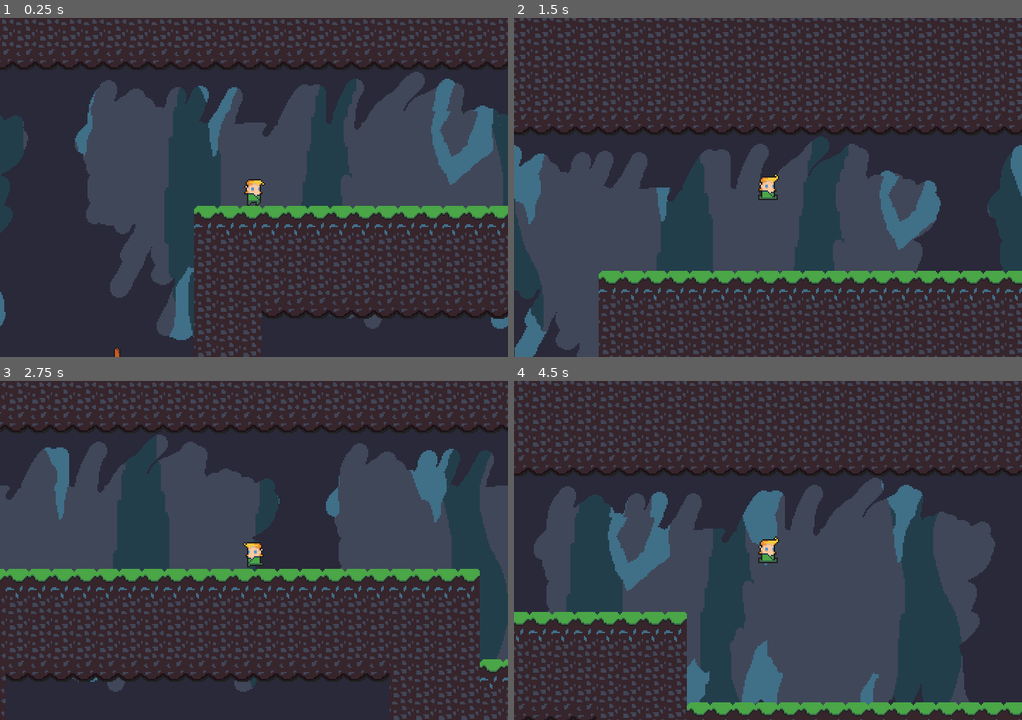
Above: before the commit, frames 1-4 (two rows, left to right).
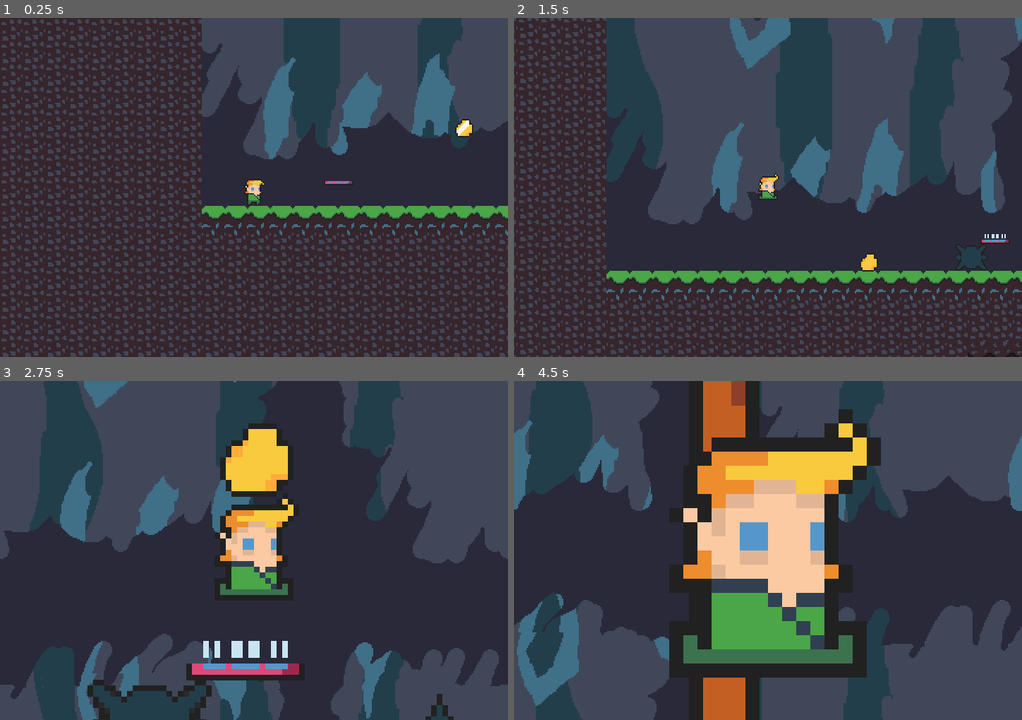
Above: after the commit, the same moments.

Repository: jotson/FantasticJetMan
Game: Godot game, scene res://scenes/General.tscn
The game is run twice, just before and just after one commit, with the same random seed, the same clock (stepped at 60 frames per second) and the same inputs.
Inputs (mouse positions are in pixels of both pictures, inside the frame that each line leads up to):
- Up to frame 1 (0.25 s): no input
- Up to frame 2 (1.5 s): move the mouse to (879, 170) at 0.52 s; hold Right (ui_right) from 0.53 s (still down); tap D (shoot) at 0.6 s; tap A (jump) at 0.77, 1.07 s; tap S (shooting_state) at 0.8, 1.35 s; move the mouse to (666, 204) at 1.27 s
- Up to frame 3 (2.75 s): tap A (jump) at 1.52, 1.55, 1.82, 2.1 s; move the mouse to (304, 475) at 2.02 s; release Right (ui_right) at 2.03 s; hold Left (ui_left) from 2.03 s (still down); tap D (shoot) at 2.3 s
- Up to frame 4 (4.5 s): move the mouse to (742, 618) at 2.77 s; release Left (ui_left) at 2.78 s; hold Right (ui_right) 2.78-4.28 s; tap D (shoot) at 2.85 s; tap A (jump) at 3.02, 3.32, 3.77, 3.8, 4.07 s; tap S (shooting_state) at 3.05, 3.6 s; move the mouse to (920, 601) at 3.52 s; move the mouse to (615, 499) at 4.27 s; hold Left (ui_left) from 4.28 s (still down); click (615, 499) at 4.35 s

The runs differ from the first frame. In frame 1, 53% of the frame differs, in the area x 0-100%, y 0-100%; in frame 2, 60%; in frame 3, 56%; in frame 4, 73%.

Commit message:
add new sprite for jumppad, position it close to player

Diff:
--- a/scenes/General.tscn
+++ b/scenes/General.tscn
@@ -234,8 +234,6 @@
 "_edit_group_": true
 }
 
-[node name="JumpPadScene" parent="." instance=ExtResource( 1 )]
-
 [node name="TileMap" type="TileMap" parent="."]
 position = Vector2( 14.5754, -28.2933 )
 tile_set = SubResource( 21 )
@@ -278,7 +276,9 @@
 position = Vector2( 537.893, 587.833 )
 
 [node name="Player" parent="." instance=ExtResource( 6 )]
-position = Vector2( 361.093, -147.625 )
+position = Vector2( -60.5031, -3.48964 )
 air_deceleration = 100
 
 [node name="Treasure" parent="." instance=ExtResource( 7 )]
+
+[node name="JumpPadScene" parent="." instance=ExtResource( 1 )]
--- a/scenes/jumpPad/Area2D.gd
+++ b/scenes/jumpPad/Area2D.gd
@@ -2,6 +2,8 @@
 
 
 func _on_Area2D_body_entered(body):
+	print('Body entered')
 	if body.has_method('bounce'):
+		print('Body has bounce')
 		body.bounce();
 	pass # Replace with function body.
--- /dev/null
+++ b/scenes/jumpPad/IndividualJumpPad.gd
@@ -0,0 +1,8 @@
+extends StaticBody2D
+
+onready var anim = $AnimationPlayer
+
+# Called when the node enters the scene tree for the first time.
+func _ready():
+	anim.play('idle')
+	pass # Replace with function body.
--- a/scenes/jumpPad/IndividualJumpPad.tscn
+++ b/scenes/jumpPad/IndividualJumpPad.tscn
@@ -1,29 +1,56 @@
-[gd_scene load_steps=5 format=2]
+[gd_scene load_steps=7 format=2]
 
-[ext_resource path="res://palceholderGreen.png" type="Texture" id=1]
+[ext_resource path="res://assets/charater/jumpPadSpritesheet.png" type="Texture" id=1]
 [ext_resource path="res://scenes/jumpPad/Area2D.gd" type="Script" id=2]
+[ext_resource path="res://scenes/jumpPad/IndividualJumpPad.gd" type="Script" id=3]
+
+[sub_resource type="RectangleShape2D" id=1]
+extents = Vector2( 10.4998, 1.48096 )
 
 [sub_resource type="RectangleShape2D" id=2]
-extents = Vector2( 15.8978, 7.98997 )
+extents = Vector2( 10.5056, 0.541813 )
 
-[sub_resource type="RectangleShape2D" id=3]
-extents = Vector2( 10, 1.62469 )
+[sub_resource type="Animation" id=3]
+resource_name = "idle"
+length = 0.4
+loop = true
+step = 0.05
+tracks/0/type = "value"
+tracks/0/path = NodePath("Sprite:frame")
+tracks/0/interp = 1
+tracks/0/loop_wrap = true
+tracks/0/imported = false
+tracks/0/enabled = true
+tracks/0/keys = {
+"times": PoolRealArray( 0, 0.1, 0.2, 0.3 ),
+"transitions": PoolRealArray( 1, 1, 1, 1 ),
+"update": 1,
+"values": [ 5, 6, 7, 8 ]
+}
 
 [node name="JumpPad" type="StaticBody2D"]
 collision_layer = 5
 collision_mask = 5
+script = ExtResource( 3 )
 
 [node name="Sprite" type="Sprite" parent="."]
 texture = ExtResource( 1 )
+hframes = 9
+frame = 8
 
 [node name="CollisionShape2D" type="CollisionShape2D" parent="."]
-shape = SubResource( 2 )
+position = Vector2( -0.49552, 3.49424 )
+shape = SubResource( 1 )
+disabled = true
 
 [node name="Area2D" type="Area2D" parent="."]
+position = Vector2( -3.75141, 1.90329 )
 script = ExtResource( 2 )
 
 [node name="CollisionShape2D" type="CollisionShape2D" parent="Area2D"]
-position = Vector2( 0, -10 )
-scale = Vector2( 1.4, 1 )
-shape = SubResource( 3 )
+position = Vector2( 3.2431, -0.472205 )
+shape = SubResource( 2 )
+
+[node name="AnimationPlayer" type="AnimationPlayer" parent="."]
+anims/idle = SubResource( 3 )
 [connection signal="body_entered" from="Area2D" to="Area2D" method="_on_Area2D_body_entered"]
--- a/scenes/jumpPad/JumpPad.gd
+++ b/scenes/jumpPad/JumpPad.gd
@@ -9,9 +9,11 @@
 onready var max_number_of_jump_pads = 2;
 export (int) var placement_speed = 5;
 
-func start_aiming():
+func start_aiming(position):
+	print('called start aiming')
 	Engine.time_scale = 0.1
 	is_aiming = true;
+	indicator.global_position = position
 	indicator.show();
 	pass
 
@@ -38,10 +40,10 @@
 		if Input.is_action_pressed("ui_down"):
 			indicator.position.y += placement_speed
 
-func _on_Area2D_body_entered(body):
-	if body.has_method('bounce'):
-		body.queue_bounce_state()
-		pass
+#func _on_Area2D_body_entered(body):
+#	if body.has_method('bounce'):
+#		body.queue_bounce_state()
+#		pass
 
 func instantiate(preloadedScene):
 	var preloadedSceneInstance = preloadedScene.instance()
--- a/scenes/jumpPad/JumpPad.tscn
+++ b/scenes/jumpPad/JumpPad.tscn
@@ -1,8 +1,7 @@
-[gd_scene load_steps=5 format=2]
+[gd_scene load_steps=4 format=2]
 
 [ext_resource path="res://scenes/jumpPad/JumpPad.gd" type="Script" id=1]
-[ext_resource path="res://palceholderGreen.png" type="Texture" id=2]
-[ext_resource path="res://scenes/jumpPad/IndividualJumpPad.tscn" type="PackedScene" id=3]
+[ext_resource path="res://assets/charater/jumpPadSpritesheet.png" type="Texture" id=2]
 
 [sub_resource type="RectangleShape2D" id=1]
 extents = Vector2( 16.0504, 7.99621 )
@@ -20,10 +19,10 @@
 }
 
 [node name="Sprite" type="Sprite" parent="TargetIndicator"]
-modulate = Color( 0.411765, 0.537255, 0.156863, 1 )
 texture = ExtResource( 2 )
+hframes = 9
+frame = 4
 
 [node name="CollisionShape2D" type="CollisionShape2D" parent="TargetIndicator"]
 shape = SubResource( 1 )
-
-[node name="JumpPad" parent="." instance=ExtResource( 3 )]
+disabled = true
--- a/scenes/player/Player.gd
+++ b/scenes/player/Player.gd
@@ -33,6 +33,7 @@
 
 ### Jump Pad
 onready var jump_pad_scene = $"../JumpPadScene"
+onready var jump_pad_default_position = $"JumpPadDefaultPosition"
 
 func _ready():
 	gun.hide()
@@ -131,8 +132,13 @@
 	# store previous state to know what we have to go back to doing
 	if current_state != 'shooting':
 		previous_state = current_state;
+		# Trigger jump aiming in jump_pad_scene
+		print(jump_pad_default_position.position)
+		print('global')
+		print(jump_pad_default_position.global_position)
+		jump_pad_scene.start_aiming(jump_pad_default_position.global_position);
 	current_state = 'shooting'
-	jump_pad_scene.start_aiming();
+
 
 	if is_on_floor():
 		next_anim = 'idle';
--- a/scenes/player/Player.tscn
+++ b/scenes/player/Player.tscn
@@ -161,3 +161,6 @@
 
 [node name="TheGun" parent="." instance=ExtResource( 7 )]
 position = Vector2( 11.7876, 3.04589 )
+
+[node name="JumpPadDefaultPosition" type="Node2D" parent="."]
+position = Vector2( 27.3499, -0.157022 )
Binary file added: assets/charater/jumpPadSpritesheet.aseprite
Binary file added: assets/charater/jumpPadSpritesheet.png
Not shown, added: assets/charater/jumpPadSpritesheet.png.import
Binary file changed: assets/obstacles/jumpPad.aseprite
